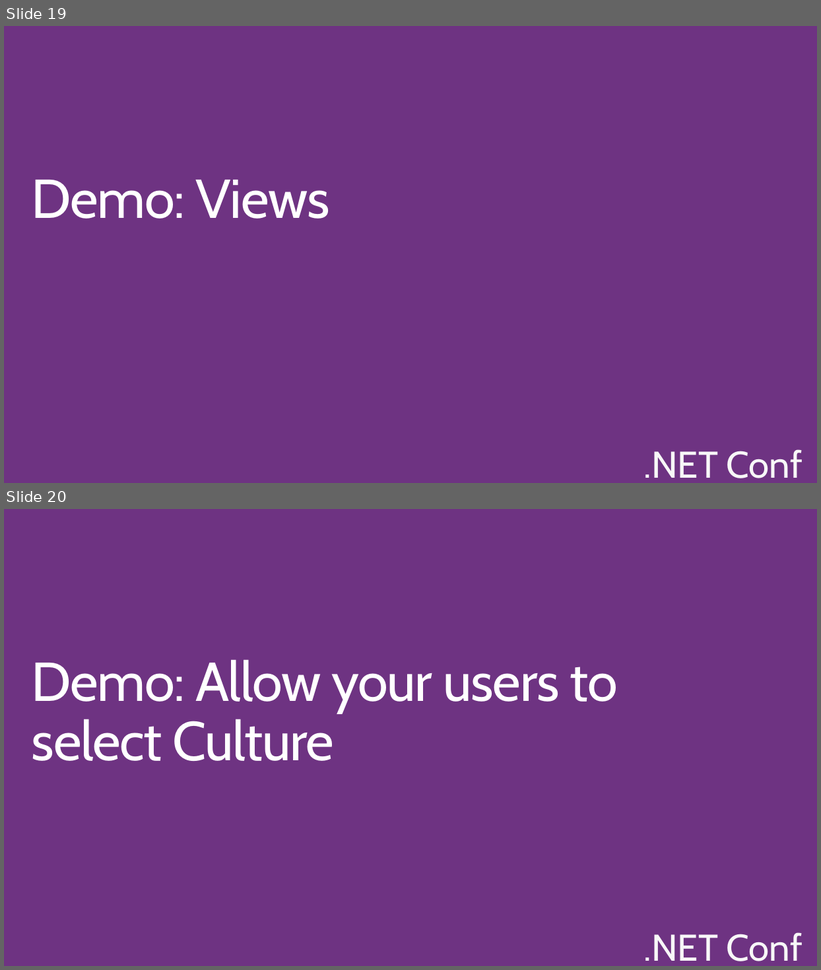
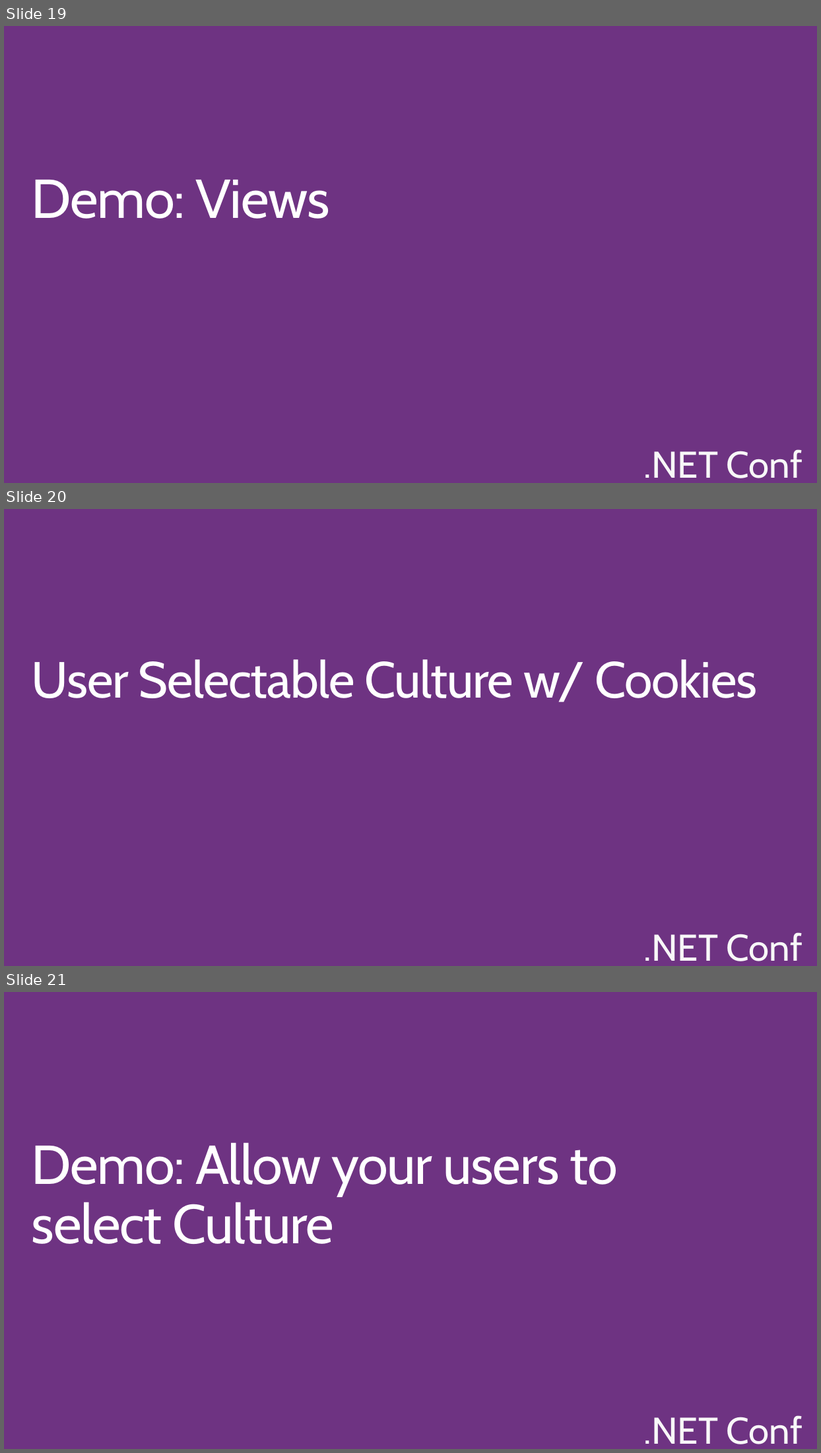
Before and after one commit to BionStt/DotNetConf2017_i18n, a slide deck: DotNetConf-Developing ASPNET Core MVC Apps for International Users.pptx. Shown one above the other, each under a label of ours: slides 19 and 20 before the commit, slides 19, 20 and 21 after it. The pictures are 821x970 and 821x1453 pixels, drawn with LibreOffice and Linux fonts; fonts in the diff are those of the drawing; background and template pictures are left out. Boxes give left, top, right and bottom in pixels: in the first picture for what was removed or moved away, otherwise in the second. Text is boxed around its words. In the diff, an @@ line names an element or a change of style, - is before the commit and + after.

```diff
--- a/DotNetConf-Developing ASPNET Core MVC Apps for International Users.pptx
+++ b/DotNetConf-Developing ASPNET Core MVC Apps for International Users.pptx
@@ slide 20 added at (x1=4, y1=509, x2=817, y2=966), background #6E3382; not listed: 1 template element that a slide beside it also shows @@
@@ title added at (x1=32, y1=659, x2=758, y2=702), 60 pt, text #FFFFFF @@
+User Selectable Culture w/ Cookies
@@ what was slide 20 is now slide 21 @@
```
Also in this commit, not shown: 1 slide changed, 1 other slide added, 2 slides removed.
